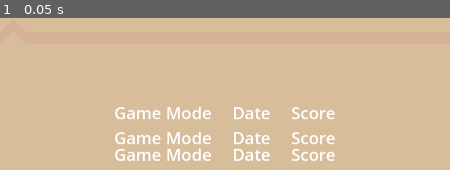
Above: before the commit, frame 1.
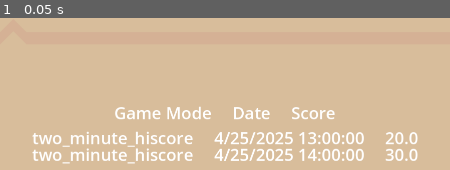
Above: after the commit, the same moment.

Repository: andrewcrisp/shelfsortinggame
Game: Godot game, scene res://scenes/high_score_viewer.tscn
Two runs of this game, one before a commit and one after it. Both use one fixed random seed, a clock stepped at 60 frames per second and the inputs below. This scene is started directly instead of the project's main scene.
Inputs:
- Up to frame 1 (0.05 s): no input

The runs differ from the first frame. In frame 1, 6.1% of the frame differs, in the area x 7-93%, y 75-97%.

Commit message:
Load hiscores from a file

Diff:
--- /dev/null
+++ b/assets/text/hiscores.json
@@ -0,0 +1 @@
+{	"two_minute_hiscore" : [		{ 			"dateScored" : "4/25/2025 13:00:00",			"score" : 20		},		{ 			"dateScored" : "4/25/2025 14:00:00",			"score" : 30		}	]}
--- a/scenes/score_entry.tscn
+++ b/scenes/score_entry.tscn
@@ -36,7 +36,7 @@
 text = "Date"
 label_settings = SubResource("LabelSettings_n3xs8")
 
-[node name="Score" type="Label" parent="HBoxContainer"]
+[node name="ScoreLabel" type="Label" parent="HBoxContainer"]
 layout_mode = 2
 text = "Score"
 label_settings = SubResource("LabelSettings_n3xs8")
--- a/scenes/score_report.tscn
+++ b/scenes/score_report.tscn
@@ -35,9 +35,8 @@
 region_rect = Rect2(0, 0, 1080, 1920)
 
 [node name="Control" type="VBoxContainer" parent="."]
-offset_top = 300.0
 offset_right = 1080.0
-offset_bottom = 800.0
+offset_bottom = 500.0
 size_flags_horizontal = 4
 size_flags_vertical = 4
 alignment = 1
--- a/scenes/scores_list.tscn
+++ b/scenes/scores_list.tscn
@@ -23,9 +23,3 @@
 offset_bottom = 120.0
 grow_horizontal = 2
 theme_override_constants/separation = 40
-
-[node name="ScoreEntry2" parent="Scores" instance=ExtResource("1_dwkto")]
-layout_mode = 2
-
-[node name="ScoreEntry" parent="Scores" instance=ExtResource("1_dwkto")]
-layout_mode = 2
--- a/scripts/Globals.gd
+++ b/scripts/Globals.gd
@@ -5,6 +5,7 @@
 var game: Game
 var scoreboard: Scoreboard
 var itemSpawner: Item_Spawner
+
 
 var z_levels = {
 	"background" = 0,
--- a/scripts/high_score_viewer.gd
+++ b/scripts/high_score_viewer.gd
@@ -1 +1,47 @@
 extends Node2D
+
+var hiscoresFilePath = "res://assets/text/hiscores.json"
+var userHiscoresFilePath = "user://hiscores.json"
+var hiscores = Array([], TYPE_OBJECT, "Node", ScoreEntry)
+
+func _ready():
+	load_hiscores()
+
+func load_hiscores():
+	if FileAccess.file_exists(userHiscoresFilePath):
+		DirAccess.remove_absolute(userHiscoresFilePath)
+
+	if not FileAccess.file_exists(userHiscoresFilePath):
+		DirAccess.copy_absolute(hiscoresFilePath, userHiscoresFilePath)
+
+
+
+	var save_file = FileAccess.open(userHiscoresFilePath, FileAccess.READ)
+	while save_file.get_position() < save_file.get_length():
+		var json_string = save_file.get_line()
+
+		# Creates the helper class to interact with JSON.
+		var json = JSON.new()
+
+		# Check if there is any error while parsing the JSON string, skip in case of failure.
+		var parse_result = json.parse(json_string)
+		if not parse_result == OK:
+			print("JSON Parse Error: ", json.get_error_message(), " in ", json_string, " at line ", json.get_error_line())
+			continue
+
+		# Get the data from the JSON object.
+		var node_data = json.data
+
+		# Firstly, we need to create the object and add it to the tree and set its position.
+
+		# Now we set the remaining variables.
+		for i in node_data.keys():
+			if i == "filename" or i == "parent" or i == "pos_x" or i == "pos_y":
+				continue
+			var gamemode = i
+			for score in node_data[i]:
+				var newScore:ScoreEntry = load("res://scenes/score_entry.tscn").instantiate()
+				newScore.gameMode = i
+				newScore.dateScored = score.dateScored
+				newScore.score = str(score["score"])
+				$Control/ScoresList/Scores.add_child(newScore)
--- a/scripts/score_entry.gd
+++ b/scripts/score_entry.gd
@@ -8,4 +8,4 @@
 	$HBoxContainer/GameModeLabel.text = gameMode
 
 	$HBoxContainer/DateLabel.text = dateScored
-	$HBoxContainer/Score.text = score
+	$HBoxContainer/ScoreLabel.text = score
